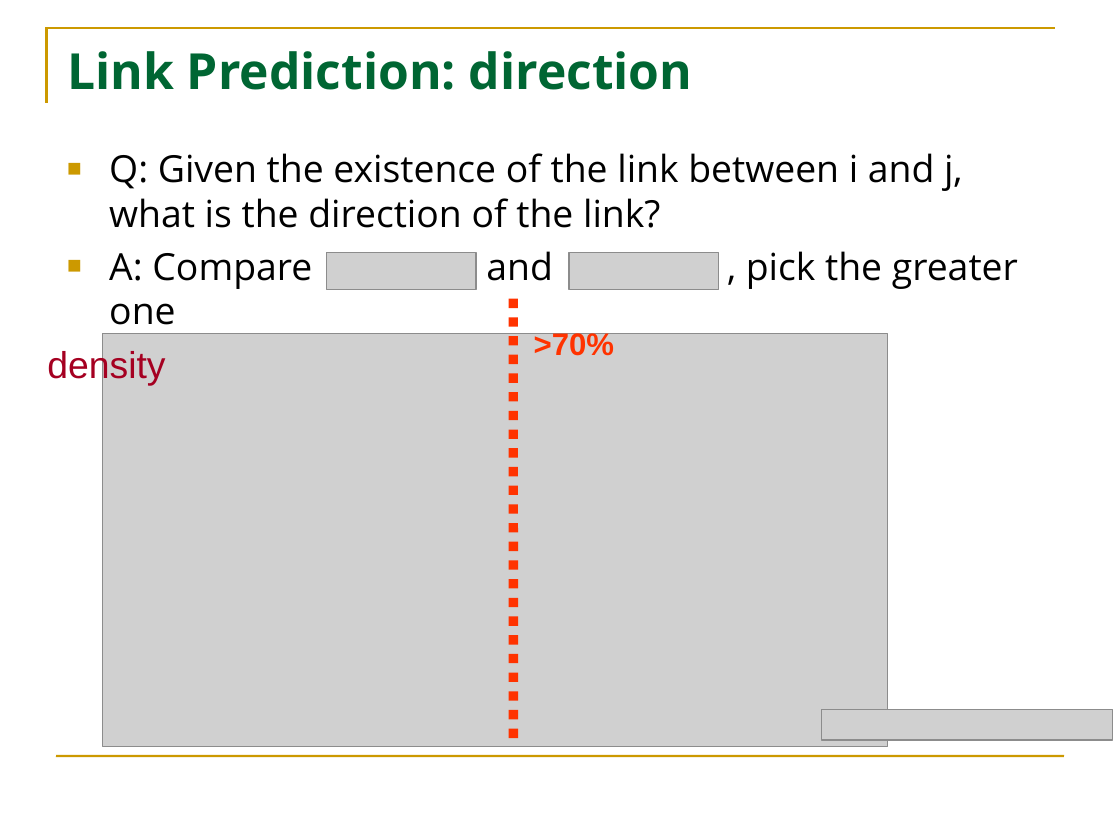
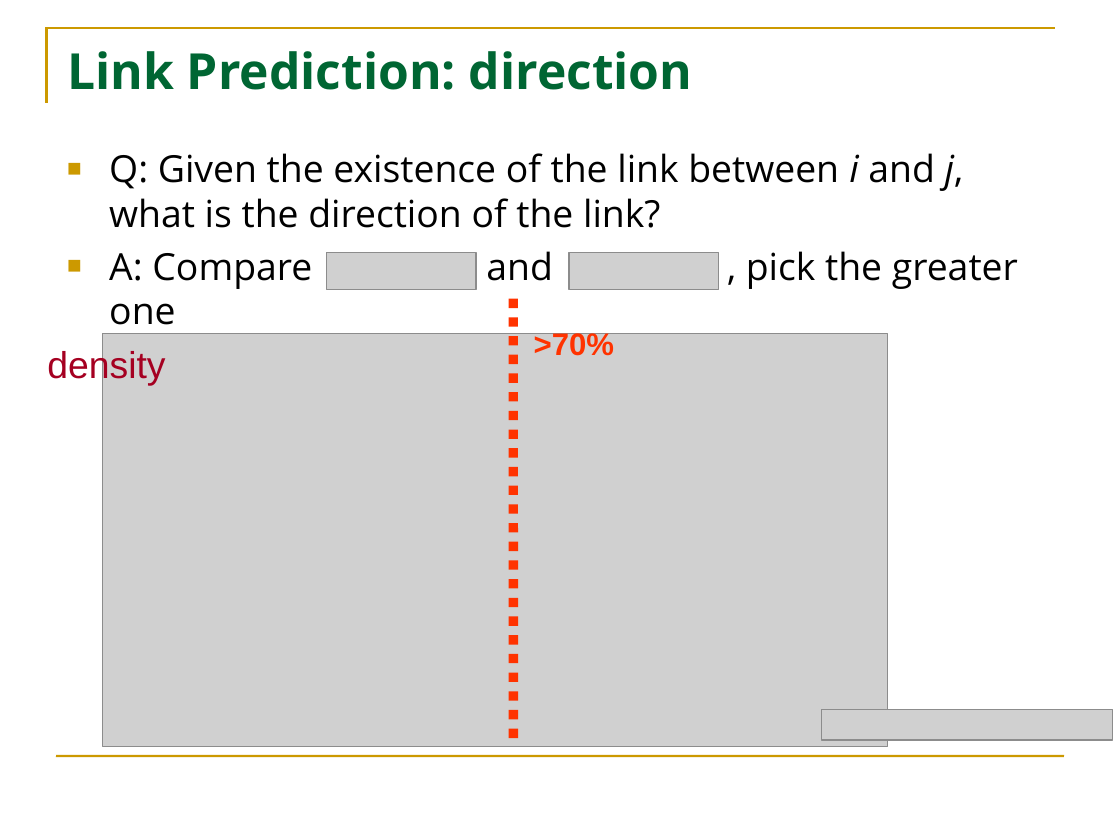
Before and after one commit to HuanSGT/rw-dir-prox, a slide deck: slide 19 of Random Walk based Proximity Measures in Directed Graphs.pptx. Drawn at 1120x840 pixels with LibreOffice and Linux fonts; fonts in the diff are those of the drawing; grey boxes stand for pictures. Boxes give left, top, right and bottom in pixels: in the first picture for what was removed or moved away, otherwise in the second. Text is boxed around its words. In the diff, an @@ line names an element or a change of style, - is before the commit and + after.

```diff
--- a/Random Walk based Proximity Measures in Directed Graphs.pptx
+++ b/Random Walk based Proximity Measures in Directed Graphs.pptx
@@ text at box(109, 153, 964, 228): italic on in "i j," @@
```
Also in this commit, not shown: 9 other slides changed.
